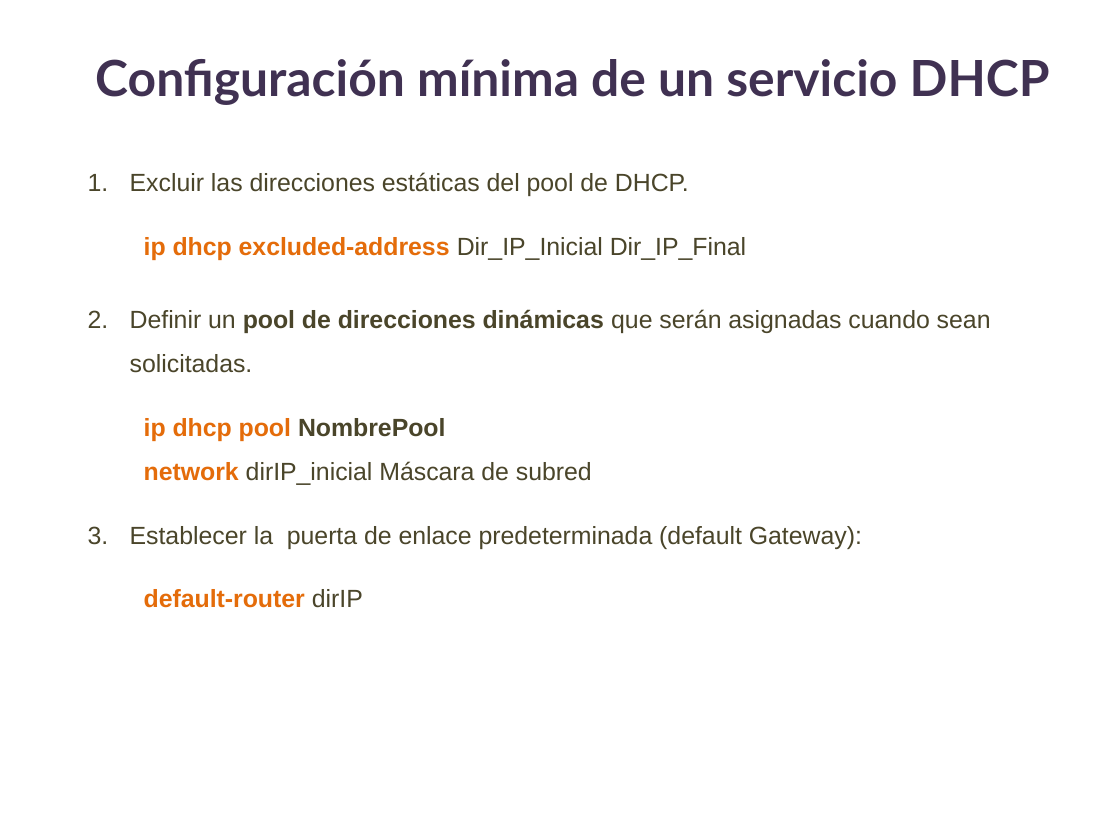
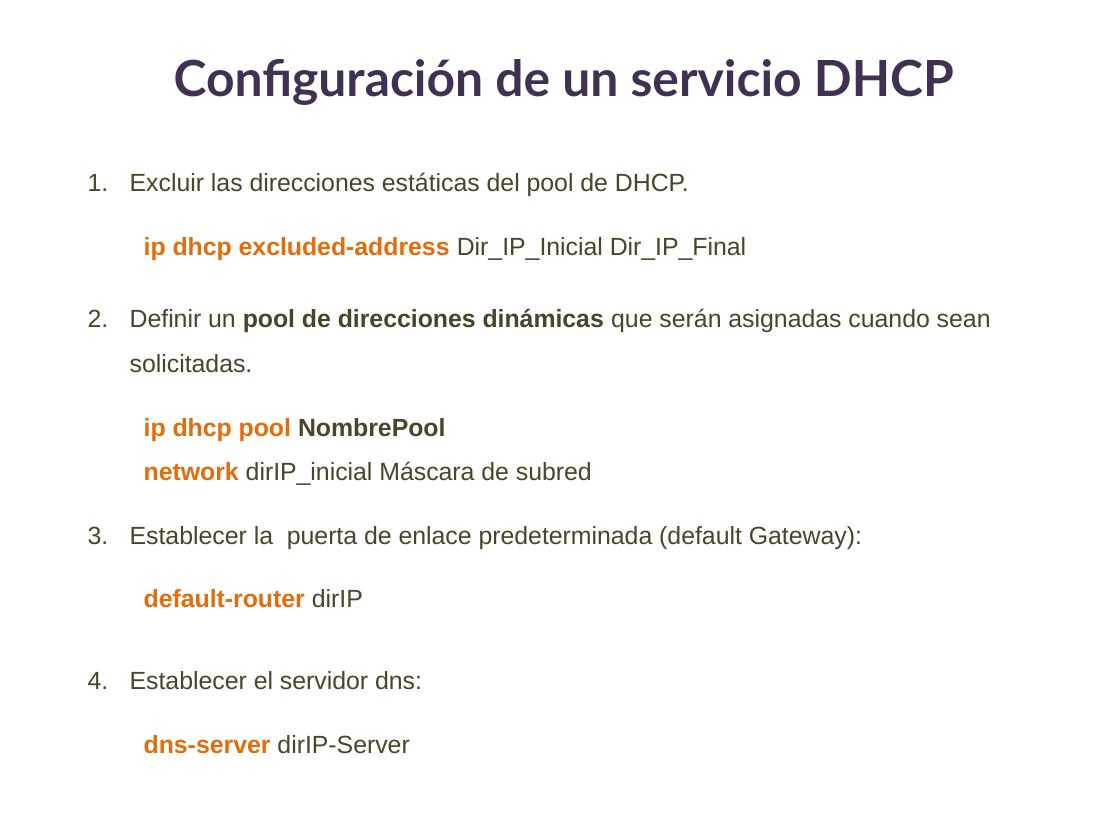
Before and after one commit to lizetheP/WAN, a slide deck: slide 5 of Calendario2024/Ejercicios/E18_NAT/Ejercicio18.pptx. Drawn at 1120x840 pixels with LibreOffice and Linux fonts; fonts in the diff are those of the drawing. Boxes give left, top, right and bottom in pixels: in the first picture for what was removed or moved away, otherwise in the second. Text is boxed around its words. In the diff, an @@ line names an element or a change of style, - is before the commit and + after.

```diff
--- a/Calendario2024/Ejercicios/E18_NAT/Ejercicio18.pptx
+++ b/Calendario2024/Ejercicios/E18_NAT/Ejercicio18.pptx
@@ text at (174,59,954,105): text changed @@
-Configuración mínima de un servicio DHCP
+Configuración de un servicio DHCP
@@ text at (130,671,422,754): paragraphs added @@
+  4. Establecer el servidor dns:
+  dns-server dirIP-Server
```
Also in this commit, not shown: 4 other slides changed, 4 slides added, 2 slides removed, 51 other files.
